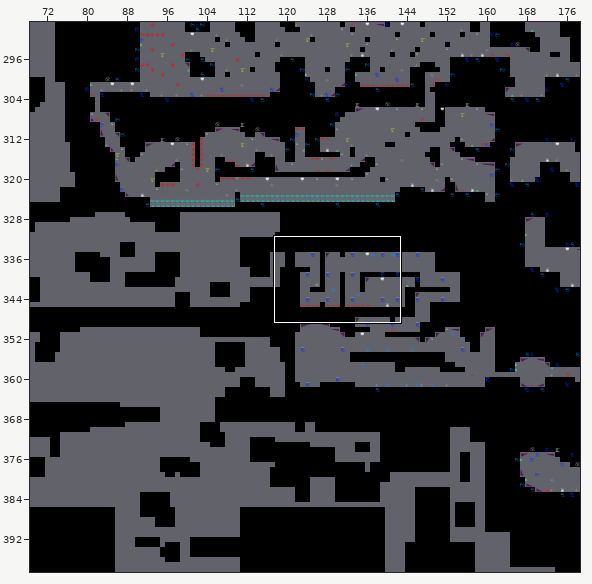
Level history. Tiled map: DownloadedData/TheCave.tmx. Above: a wide view before the commit, with the close-up outlined.
Close-up. Old version:
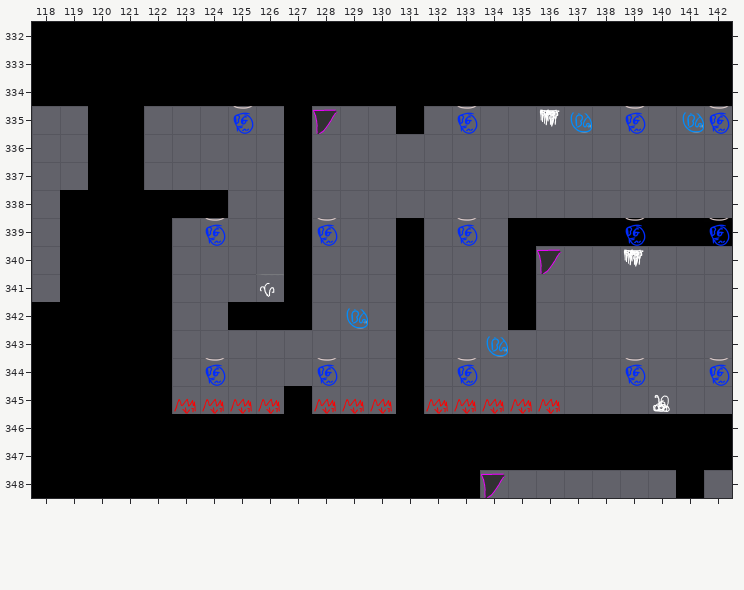
Cells are 120x120 px. Shown: x 118..142, y 332..348. The commit also changed other parts of the map, which this record leaves out.
The same view after the edit:
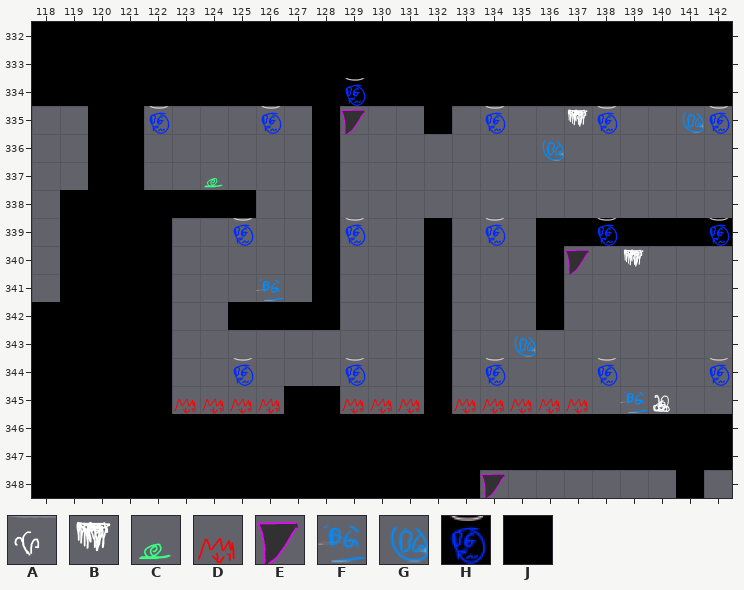
Key: from "UpperCaveObjectTiles": A 9, B 12, C 23, D 28, E 46, F 118, G 119, H 129; from "UpperCaveTiles": J 12.
_ is an empty cell, . an unchanged one.
See-through tiles are keyed as they look on the map.
What changed:
--- layer "Level"
@@ x 125..136 @@
-335 ..J_..J_....
-336 ..J_........
-337 ..J_........
-338 _.J_........
-339 ..J_..J_..J.
-340 ..J_..J_..J_
-341 ..J_..J_..J_
-342 ..._..J_..J_
-343 ......J_....
-344 ......J_....
-345 ..._..J_....
+335 .._J.._J....
+336 .._J........
+337 .._J........
+338 J._J........
+339 .._J.._J.._.
+340 .._J.._J.._J
+341 .._J.._J.._J
+342 ...J.._J.._J
+343 ......_J....
+344 ......_J....
+345 ...J.._J....
--- layer "Objects"
@@ x 122..139 @@
-334 ......._..........
-335 _..H_.E_...H_.BG_H
-336 .............._...
-337 .._...............
+334 .......H..........
+335 H.._H._E..._H._BH_
+336 ..............G...
+337 ..C...............
@@ x 124..139 @@
-339 H_..H_...H_..._H
-340 ............E_..
-341 ..A.............
-342 .....G..........
-343 ..........G_....
-344 H_..H_...H_..._H
-345 ....D.._D...._._
+339 _H.._H..._H...H_
+340 ............_E..
+341 ..F.............
+342 ....._..........
+343 .........._G....
+344 _H.._H..._H...H_
+345 ...._..D_....D.F
Boxes around the changes in both close-ups, in picture pixels (x1, y1, x2, y2):
changed: (204, 78, 368, 330)
added: (149, 106, 170, 134)
changed: (396, 106, 506, 134)
changed: (539, 106, 646, 161)
changed: (396, 218, 648, 414)
changed: (205, 358, 254, 386)
changed: (312, 358, 366, 414)
